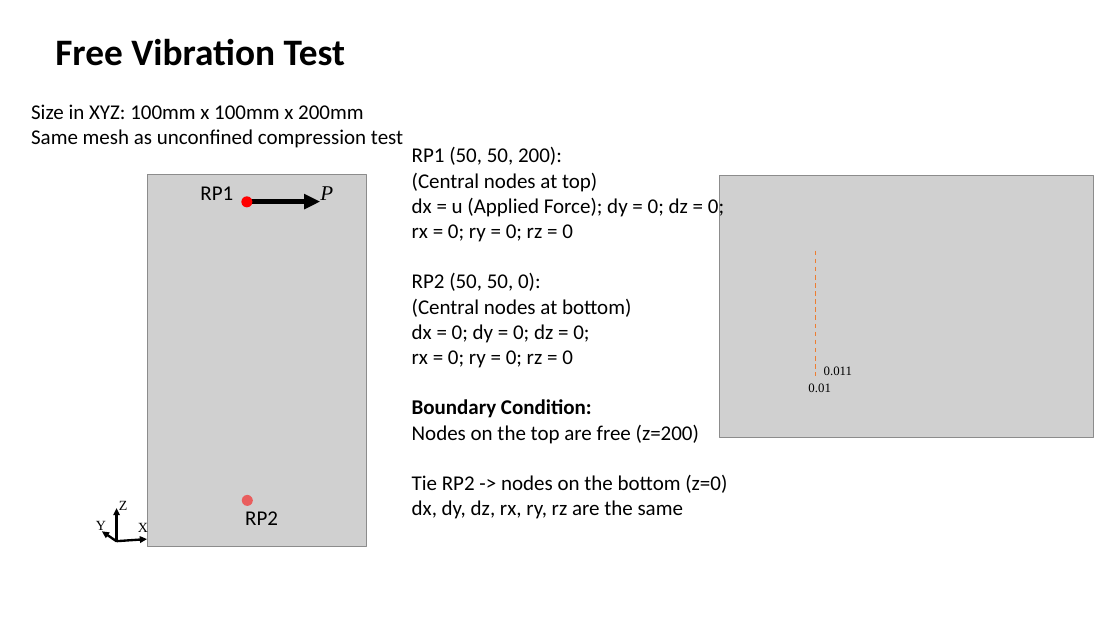
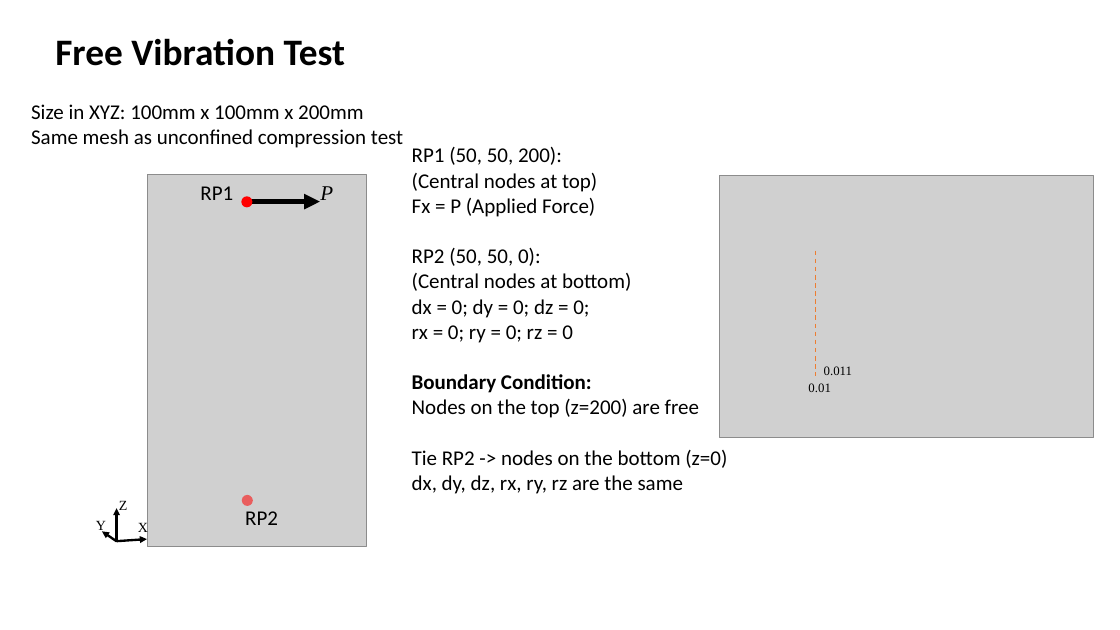
Before and after one commit to Concrete-Chrono-Development/concrete-calibration, a slide deck: slide 1 of Free Vibration test calibration/Vibration test.pptx. Drawn at 1120x630 pixels with LibreOffice and Linux fonts; fonts in the diff are those of the drawing; grey boxes stand for pictures. Boxes give left, top, right and bottom in pixels: in the first picture for what was removed or moved away, otherwise in the second. Text is boxed around its words. In the diff, an @@ line names an element or a change of style, - is before the commit and + after.

```diff
--- a/Free Vibration test calibration/Vibration test.pptx
+++ b/Free Vibration test calibration/Vibration test.pptx
@@ text at [412,198,595,217]: text changed @@
-dx = u (Applied Force); dy = 0; dz = 0;
-rx = 0; ry = 0; rz = 0
+Fx = P (Applied Force)
@@ text at [412,399,699,418]: text changed @@
-Nodes on the top are free (z=200)
+Nodes on the top (z=200) are free
```
Also in this commit, not shown: 1 other slide changed.
